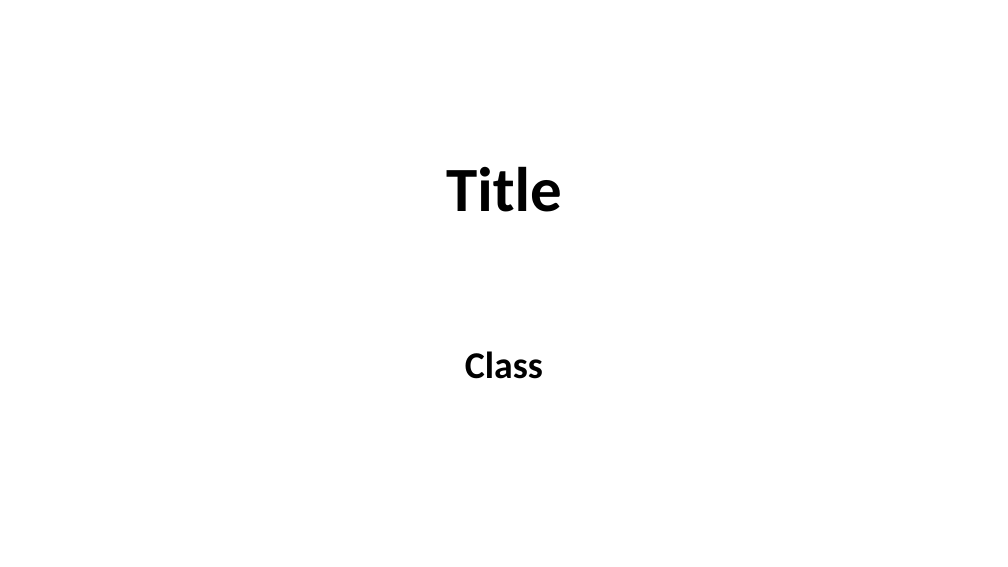
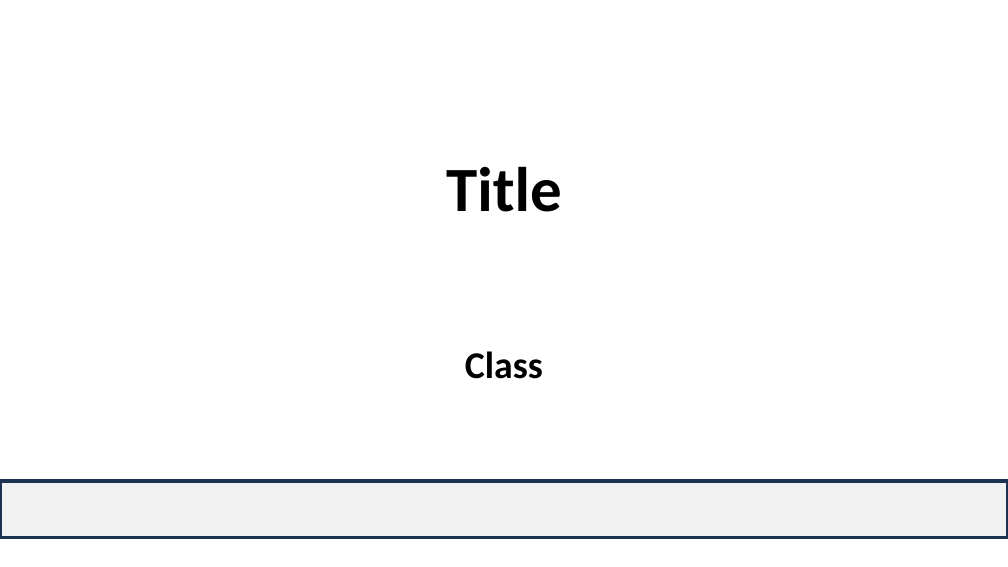
Before and after one commit to Prof-Sears/prof-sears.github.io, a slide deck: slide 1 of peertube_materials/video_background.potx. Drawn at 1008x567 pixels with LibreOffice and Linux fonts; fonts in the diff are those of the drawing. Boxes give left, top, right and bottom in pixels: in the first picture for what was removed or moved away, otherwise in the second. Text is boxed around its words. In the diff, an @@ line names an element or a change of style, - is before the commit and + after.

```diff
--- a/peertube_materials/video_background.potx
+++ b/peertube_materials/video_background.potx
@@ rectangle added at box(0, 481, 1008, 538), fill #F2F2F2, outline #1E3256 3 pt @@
```
Also in this commit, not shown: 1 other slide changed.
